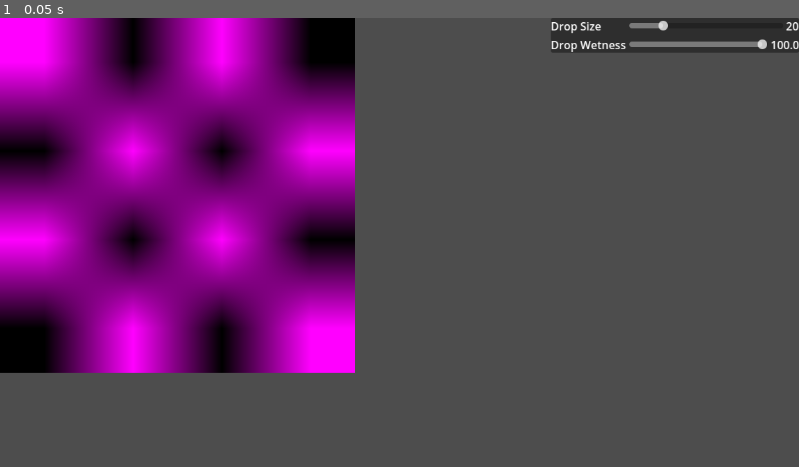
Above: before the commit, frame 1.
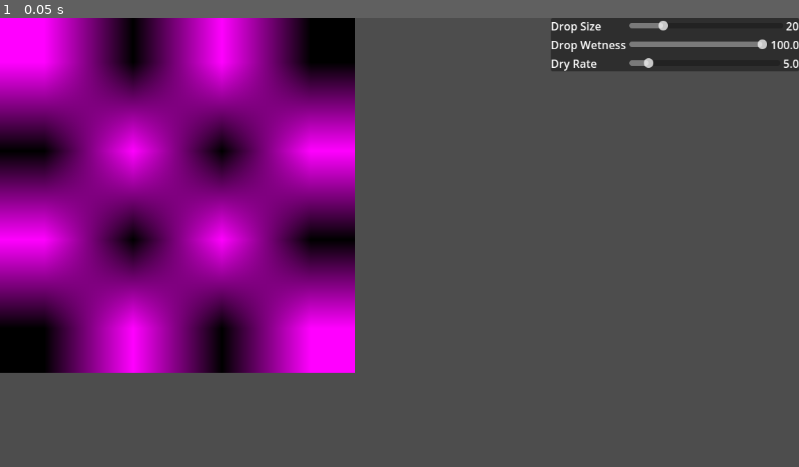
Above: after the commit, the same moment.

Repository: nerochiaro/watercolor-sim
Game: Godot game, scene res://main.tscn
The game is run twice, just before and just after one commit, with the same random seed, the same clock (stepped at 60 frames per second) and the same inputs.
Inputs:
- Up to frame 1 (0.05 s): no input

The runs differ from the first frame. In frame 1, 1.2% of the frame differs, in the area x 68-100%, y 7-12%.
Error in both runs: Cannot call method 'shader_create_from_spirv' on a null value. (res://compute_sprite/compute_sprite.gd:71)

Commit message:
Add drying simulation

Diff:
--- a/main.gd
+++ b/main.gd
@@ -40,6 +40,7 @@
 @export var height := 512
 var _drop_size: int = 20
 var _drop_wetness: float = 80.0
+var _dry_rate: float = 4.0
 
 # The SSBO buffers used for the simulation by the compute shader.
 # They are ping pong buffers: one is read from and the other written to, then at each frame they are swapped
@@ -75,6 +76,7 @@
 	RenderingServer.frame_post_draw.connect(on_frame_post_draw)
 	%UI.drop_size_changed.connect(func (value: float): _drop_size = int(value))
 	%UI.drop_wetness_changed.connect(func (value: float): _drop_wetness = value)
+	%UI.dry_rate_changed.connect(func (value: float): _dry_rate = value)
 
 func on_frame_post_draw():
 	if _iteration < 4:
@@ -148,8 +150,8 @@
 		_click_pos.y,
 		_drop_size,
 		_drop_wetness,
+		_dry_rate,
 		_iteration,
-		0.0
 	])
 	_click_pos = Vector2i.ZERO
 	_iteration += 1
--- a/main.tscn
+++ b/main.tscn
@@ -11,6 +11,7 @@
 [node name="Sim" parent="." instance=ExtResource("2_h2yge")]
 unique_name_in_owner = true
 compute_script = ExtResource("3_h2yge")
+
 [node name="UI" parent="." instance=ExtResource("4_1bvp3")]
 unique_name_in_owner = true
 scale = Vector2(1.0001947, 1)
--- a/ui/ui.gd
+++ b/ui/ui.gd
@@ -2,11 +2,14 @@
 
 signal drop_size_changed(value: float)
 signal drop_wetness_changed(value: float)
+signal dry_rate_changed(value: float)
 
 func _ready():
 	%DropSizeSlider.value_changed.connect(on_drop_size_changed)
 	%DropWetnessSlider.value_changed.connect(on_drop_wetness_changed)
 	%DropWetnessLabel.text = str(%DropWetnessSlider.value)
+	%DryRateSlider.value_changed.connect(on_dry_rate_changed)
+	%DryRateLabel.text = str(%DryRateSlider.value)
 
 func on_drop_size_changed(value: float):
 	drop_size_changed.emit(value)
@@ -15,3 +18,7 @@
 func on_drop_wetness_changed(value: float):
 	drop_wetness_changed.emit(value)
 	%DropWetnessLabel.text = str(value)
+
+func on_dry_rate_changed(value: float):
+	dry_rate_changed.emit(value)
+	%DryRateLabel.text = str(value)
--- a/ui/ui.tscn
+++ b/ui/ui.tscn
@@ -61,3 +61,24 @@
 [node name="DropWetnessLabel" type="Label" parent="PanelContainer/MarginContainer/GridContainer/HBoxContainer2"]
 unique_name_in_owner = true
 layout_mode = 2
+
+[node name="Label2" type="Label" parent="PanelContainer/MarginContainer/GridContainer"]
+layout_mode = 2
+text = "Dry Rate"
+
+[node name="HBoxContainer3" type="HBoxContainer" parent="PanelContainer/MarginContainer/GridContainer"]
+layout_mode = 2
+
+[node name="DryRateSlider" type="HSlider" parent="PanelContainer/MarginContainer/GridContainer/HBoxContainer3"]
+unique_name_in_owner = true
+custom_minimum_size = Vector2(200, 0)
+layout_mode = 2
+size_flags_horizontal = 3
+size_flags_vertical = 3
+max_value = 50.0
+step = 0.5
+value = 5.0
+
+[node name="DryRateLabel" type="Label" parent="PanelContainer/MarginContainer/GridContainer/HBoxContainer3"]
+unique_name_in_owner = true
+layout_mode = 2
Not shown, changed: compute.glsl
